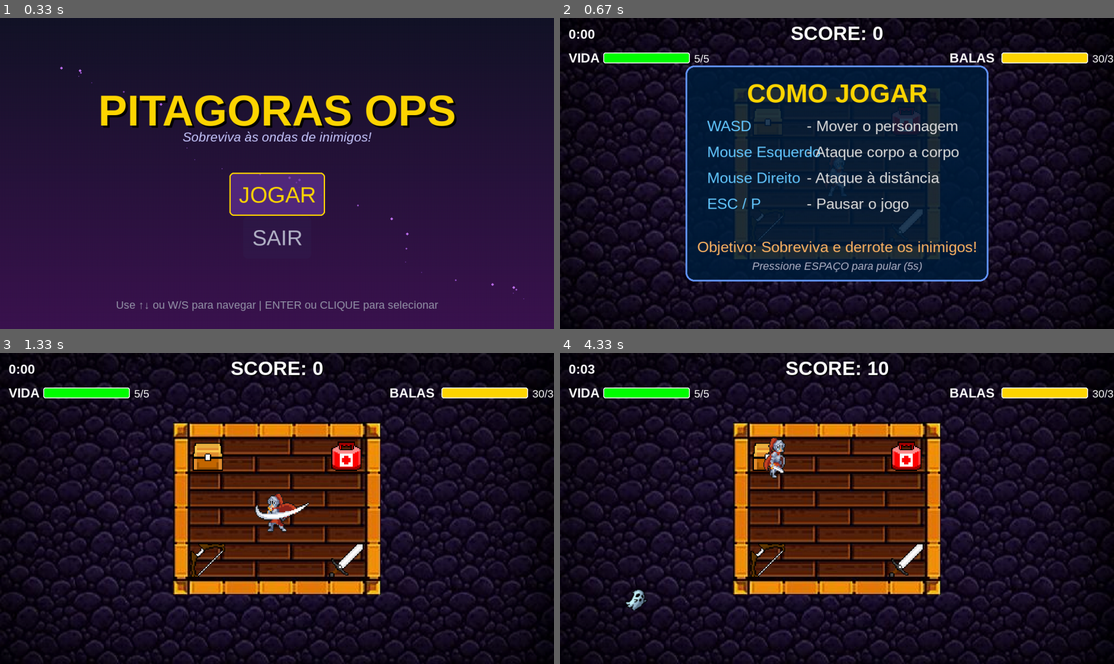
Above: before the commit, frames 1-4 (two rows, left to right).
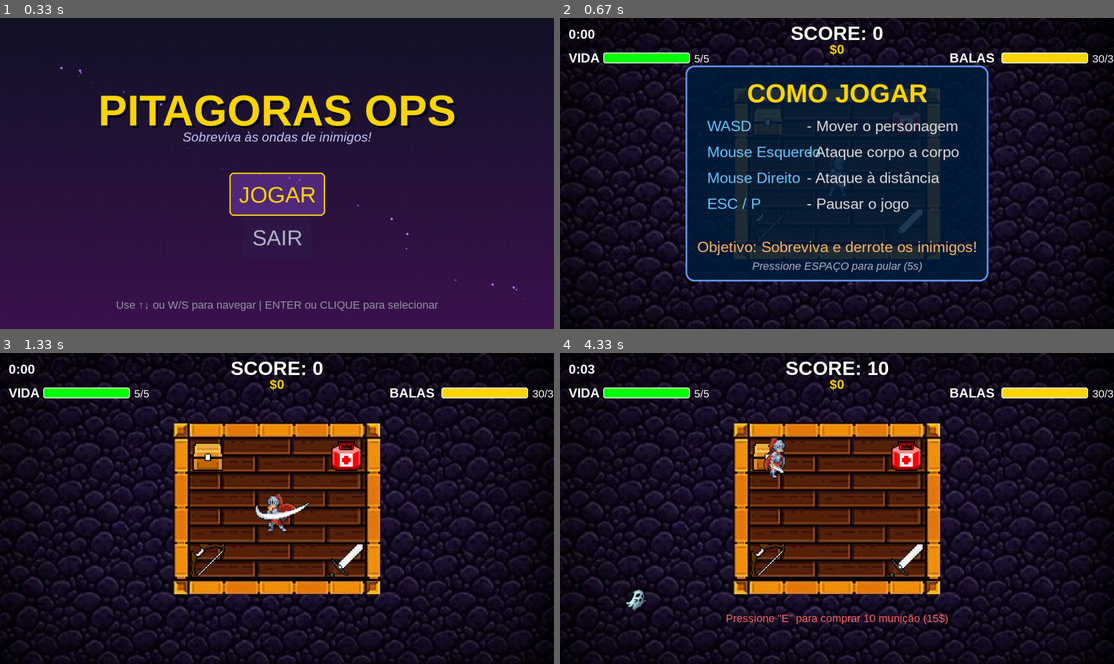
Above: after the commit, the same moments.

Repository: nicolassaez2004/pygamedesoft2026.1
Game: pygame game, started from main.py
Same seed, same stepped clock (60 frames per second), same inputs: the game is played once before the commit and once after it.
Inputs (mouse positions are in pixels of both pictures, inside the frame that each line leads up to):
- Up to frame 1 (0.33 s): no input
- Up to frame 2 (0.67 s): press the mouse at (814, 185) at 0.37 s; move the mouse to (914, 176) at 0.47 s; release the mouse at (1014, 164) at 0.6 s
- Up to frame 3 (1.33 s): tap Space at 0.67 s; press the mouse at (254, 520) at 1.03 s; move the mouse to (204, 483) at 1.13 s; release the mouse at (149, 446) at 1.27 s
- Up to frame 4 (4.33 s): hold W 1.33-1.8 s; hold D 1.83-2.3 s; hold A 2.33-2.87 s; hold S 2.9-3.2 s; press the mouse at (814, 520) at 3.27 s; move the mouse to (803, 502) at 3.37 s; release the mouse at (787, 483) at 3.5 s; hold A 3.57-3.97 s; hold W from 4 s (still down)

Frame 1 is identical in both runs. In frame 2, less than 0.1% of the frame differs, in the area x 48-52%, y 8-13%; in frame 3, less than 0.1%; in frame 4, 0.5%, in the area x 30-70%, y 8-88%.

Commit message:
Adiciona sistema de coleta de moedas para comprar munição e vida

Diff:
--- a/enemy.py
+++ b/enemy.py
@@ -143,18 +143,28 @@
             {"sprite": 2, "speed": 460, "damage": 1, "radius": 20, "stun": 0.5},  # Flecha 3: 1 dano, congela 0.5s, +15%
         ]
         choice = arrow_types[arrow_idx]
+
+        # Calcula velocidade escalada (apos 2 minutos)
+        scaled_speed = self.manager_ref.get_scaled_projectile_speed(choice["speed"])
+
+        # Calcula congelamento escalado (apenas para Flecha 3)
+        if arrow_idx == 2:  # Apenas Flecha 3 congela
+            scaled_stun = self.manager_ref.get_scaled_stun_duration(choice["stun"])
+        else:
+            scaled_stun = choice["stun"]
+
         self.reset_cooldown()
         return projectile.Projectile(
             self.pos.x,
             self.pos.y,
             player_pos.x,
             player_pos.y,
-            speed=choice["speed"],
+            speed=scaled_speed,
             color=(255, 255, 255),
             radius=choice["radius"],
             damage=choice["damage"],
             image=self.manager_ref.arrow_sprites[choice["sprite"]],
-            stun_duration=choice["stun"]
+            stun_duration=scaled_stun
         )
 
 
@@ -195,18 +205,28 @@
             {"sprite": 2, "speed": 455, "damage": 1, "radius": 18, "stun": 0.5},  # Magia 3: 1 dano, congela 0.5s, +15%
         ]
         choice = spells[spell_idx]
+
+        # Calcula velocidade escalada (apos 2 minutos)
+        scaled_speed = self.manager_ref.get_scaled_projectile_speed(choice["speed"])
+
+        # Calcula congelamento escalado (apenas para Magia 3)
+        if spell_idx == 2:  # Apenas Magia 3 congela
+            scaled_stun = self.manager_ref.get_scaled_stun_duration(choice["stun"])
+        else:
+            scaled_stun = choice["stun"]
+
         self.reset_cooldown()
         return projectile.Projectile(
             self.pos.x,
             self.pos.y,
             player_pos.x,
             player_pos.y,
-            speed=choice["speed"],
+            speed=scaled_speed,
             color=(255, 255, 255),
             radius=choice["radius"],
             damage=choice["damage"],
             image=self.manager_ref.magic_sprites[choice["sprite"]],
-            stun_duration=choice["stun"]
+            stun_duration=scaled_stun
         )
 
 
@@ -257,6 +277,7 @@
         self.difficulty = 1.0  # multiplicador de dificuldade
         self.enemy_projectiles = []
         self.current_score = 0  # Rastreia o score para ajustar dificuldade
+        self.elapsed_time = 0  # Rastreia tempo decorrido para scaling de velocidade
 
     def spawn_enemy(self):
         """Spawna um novo inimigo em um local aleatório nas bordas e tipo aleatório"""
@@ -303,8 +324,11 @@
         enemy_obj.manager_ref = self
         self.enemies.append(enemy_obj)
 
-    def update(self, dt, player_pos):
+    def update(self, dt, player_pos, elapsed_time):
         """Atualiza todos os inimigos"""
+        # Atualiza tempo decorrido para escalação de dificuldade
+        self.elapsed_time = elapsed_time
+
         # Spawna novos inimigos se houver espaço
         self.spawn_timer += dt
         if self.spawn_timer >= self.spawn_interval and len(self.enemies) < self.max_enemies:
@@ -376,6 +400,35 @@
         # Spawn interval reduz bem lentamente
         self.spawn_interval = max(0.8, 2.0 - (score / 10000.0))
 
+    def get_scaled_projectile_speed(self, base_speed):
+        """Calcula velocidade do projétil baseado no tempo decorrido (a partir de 2 minutos)"""
+        time_after_2min = max(0, self.elapsed_time - 120)  # 120 segundos = 2 minutos
+
+        if time_after_2min <= 0:
+            return base_speed
+
+        # A cada segundo após 2 minutos, aumenta 2% de velocidade
+        speed_multiplier = 1.0 + (time_after_2min * 0.02)
+        return int(base_speed * speed_multiplier)
+
+    def get_scaled_stun_duration(self, base_stun):
+        """Calcula duração do congelamento baseado no tempo decorrido (a partir de 2 minutos)"""
+        if base_stun == 0:
+            return 0  # Sem congelamento base
+
+        time_after_2min = max(0, self.elapsed_time - 120)  # 120 segundos = 2 minutos
+
+        if time_after_2min <= 0:
+            return 0.5  # Até 2 minutos, sempre 0.5s
+        elif time_after_2min <= 600:  # 2:00 até 2:10 (10 segundos)
+            return 0.6
+        elif time_after_2min <= 1200:  # 2:11 até 2:20 (10 segundos)
+            return 0.75
+        elif time_after_2min <= 1800:  # 2:21 até 2:30 (10 segundos)
+            return 0.9
+        else:  # 2:31 em diante
+            return 1.0
+
     def clear(self):
         """Limpa todos os inimigos"""
         self.enemies.clear()
--- a/gameplay.py
+++ b/gameplay.py
@@ -92,12 +92,15 @@
         final_volume = 0.22
 
     score = 0
+    money = 0  # Sistema de dinheiro
+    elapsed_time = 0  # Cronômetro de tempo decorrido no jogo
     dt = 0
     attack_cooldown_right = 0
     attack_cooldown_duration = 0.3
     current_melee_attack = None  # Ataque melee ativo
     time = 0  # Timer para animações
-    elapsed_time = 0  # Cronômetro de tempo decorrido no jogo
+    purchase_cooldown = 0  # Cooldown para compras
+    purchase_cooldown_duration = 0.5  # 500ms entre compras
 
     # Sistema de pontuação por tempo
     time_score_timer = 0
@@ -163,7 +166,7 @@
             player_obj.draw(window)
 
             # Desenha HUD básico
-            draw_hud(window, score, player_obj, bow_left, enemy_manager, time, elapsed_time)
+            draw_hud(window, score, player_obj, bow_left, enemy_manager, time, elapsed_time, money)
 
             # Desenha tutorial
             draw_tutorial(window, tutorial_timer)
@@ -195,6 +198,7 @@
         # Incrementa timer para animações
         time += dt
         elapsed_time += dt  # Incrementa cronômetro
+        purchase_cooldown = max(0, purchase_cooldown - dt)  # Reduz cooldown de compras
 
         if not player_obj.game_over:
             # Aumenta dificuldade com base no score
@@ -231,7 +235,7 @@
             bow_left.update(dt, player_obj.pos)
 
             # Atualiza inimigos (ISSO ESTAVA FALTANDO!)
-            enemy_manager.update(dt, player_obj.pos)
+            enemy_manager.update(dt, player_obj.pos, elapsed_time)
 
             # Verifica colisão de ataque melee com inimigos
             if current_melee_attack:
@@ -243,6 +247,8 @@
                                 assets['som_fantasma_morre'].play()
                             enemy_manager.remove_enemy(enemy_obj)
                             score += 100
+                            # Ganha 2 dinheiro ao eliminar
+                            money += 2
                 current_melee_attack = None  # Remove o ataque após checar colisão
 
             # Verifica colisão de projéteis (ataque direito) com inimigos
@@ -253,25 +259,46 @@
                     if hit_enemy.take_damage(proj.damage):
                         enemy_manager.remove_enemy(hit_enemy)
                         score += 100
+                        # Ganha 2 dinheiro ao eliminar
+                        money += 2
                     # Toca som de acerto
                     if assets['som_flecha_acerto']:
                         assets['som_flecha_acerto'].play()
 
             # Aumenta dificuldade conforme score
             enemy_manager.increase_difficulty(score)
+
+            # Variáveis de interação com itens
+            near_bausprite = False
+            near_kitmedico = False
+            bausprite_cost = 15  # Custo para comprar munição
+            munition_recovery = 10  # Munição recuperada por compra
+            kitmedico_cost = 20  # Custo para usar o kit médico
+            kitmedico_recovery = 1  # Vida recuperada (sempre 1)
 
             # Verifica colisão com bausprite
             bausprite_rect = assets['bausprite'].get_rect(topleft=(440, 200))
             player_rect = pygame.Rect(player_obj.pos[0] - player_obj.radius, player_obj.pos[1] - player_obj.radius, player_obj.radius * 2, player_obj.radius * 2)
             if bausprite_rect.colliderect(player_rect):
-                # Colisão com bausprite - pode adicionar lógica (coleta, etc)
-                pass
+                near_bausprite = True
+                # Verifica se pressionou E para comprar
+                keys = pygame.key.get_pressed()
+                if keys[pygame.K_e] and money >= bausprite_cost and purchase_cooldown <= 0:
+                    money -= bausprite_cost
+                    bow_left.ammo = min(bow_left.ammo + munition_recovery, bow_left.max_ammo)
+                    purchase_cooldown = purchase_cooldown_duration  # Ativa cooldown
+
 
             # Verifica colisão com kitmedico
             kitmedico_rect = assets['kitmedico'].get_rect(topleft=(760, 200))
             if kitmedico_rect.colliderect(player_rect):
-                # Colisão com kitmedico - pode adicionar lógica (cura, etc)
-                pass
+                near_kitmedico = True
+                # Verifica se pressionou E para recuperar vida
+                keys = pygame.key.get_pressed()
+                if keys[pygame.K_e] and player_obj.health < player_obj.max_health and money >= kitmedico_cost and purchase_cooldown <= 0:
+                    money -= kitmedico_cost
+                    player_obj.health = min(player_obj.health + kitmedico_recovery, player_obj.max_health)
+                    purchase_cooldown = purchase_cooldown_duration  # Ativa cooldown
             arco_rect = assets['arco'].get_rect(topleft=(440, 440))
             if arco_rect.colliderect(player_rect):
                 pass
@@ -354,8 +381,32 @@
             pygame.draw.rect(flash_surface, (255, 0, 0, alpha), flash_surface.get_rect())
             window.blit(flash_surface, (0, 0))
 
+        # Desenha prompts de interação
+        font_prompt = pygame.font.SysFont('Arial', 25)
+
+        if near_bausprite:
+            prompt_text = f'Pressione "E" para comprar {munition_recovery} munição ({bausprite_cost}$)'
+            if money >= bausprite_cost:
+                prompt_color = (100, 255, 100)  # Verde
+            else:
+                prompt_color = (255, 100, 100)  # Vermelho (sem dinheiro)
+            prompt_surface = font_prompt.render(prompt_text, True, prompt_color)
+            prompt_x = 640 - prompt_surface.get_width() // 2
+            window.blit(prompt_surface, (prompt_x, 600))
+
+        if near_kitmedico:
+            if player_obj.health < player_obj.max_health:
+                prompt_text = f'Pressione "E" para recuperar {kitmedico_recovery} vida ({kitmedico_cost}$)'
+                if money >= kitmedico_cost:
+                    prompt_color = (100, 200, 255)
+                else:
+                    prompt_color = (255, 100, 100)  # Vermelho (sem dinheiro)
+                prompt_surface = font_prompt.render(prompt_text, True, prompt_color)
+                prompt_x = 640 - prompt_surface.get_width() // 2
+                window.blit(prompt_surface, (prompt_x, 600))
+
         # Desenha HUD melhorado
-        draw_hud(window, score, player_obj, bow_left, enemy_manager, time, elapsed_time)
+        draw_hud(window, score, player_obj, bow_left, enemy_manager, time, elapsed_time, money)
 
         # Desenha status de game over
         if player_obj.game_over:
@@ -377,7 +428,7 @@
     pygame.draw.rect(surface, border_color, (x, y, width, height), 2, border_radius=5)
 
 
-def draw_hud(window, score, player_obj, bow_left, enemy_manager, time, elapsed_time=0):
+def draw_hud(window, score, player_obj, bow_left, enemy_manager, time, elapsed_time=0, money=0):
     """Desenha a HUD melhorada"""
     # Fontes
     font_large = pygame.font.SysFont('Arial', 45, bold=True)
@@ -397,6 +448,11 @@
 
     window.blit(score_shadow, (score_x + 2, 12))
     window.blit(score_text, (score_x, 10))
+
+    # Dinheiro abaixo do score (centralizado)
+    money_text = font_medium.render(f"${money}", True, (255, 215, 0))
+    money_x = 640 - money_text.get_width() // 2
+    window.blit(money_text, (money_x, 55))
 
     # Vida (abaixo do cronômetro)
     health_label = font_medium.render("VIDA", True, (255, 255, 255))
--- a/projectile.py
+++ b/projectile.py
@@ -1,5 +1,28 @@
 import pygame
 import math
+
+
+class Coin:
+    """Classe que representa uma moeda caída"""
+
+    def __init__(self, x, y, value=10):
+        self.pos = pygame.Vector2(x, y)
+        self.value = value
+        self.radius = 6
+        self.collected = False
+
+    def draw(self, window):
+        """Desenha a moeda"""
+        # Moeda dourada
+        pygame.draw.circle(window, (255, 215, 0), self.pos, self.radius)
+        pygame.draw.circle(window, (184, 134, 11), self.pos, self.radius, 2)
+        # Brilho
+        pygame.draw.circle(window, (255, 255, 100), self.pos, self.radius // 2)
+
+    def is_colliding_with_player(self, player_pos, player_radius):
+        """Verifica colisão com o jogador"""
+        distance = self.pos.distance_to(player_pos)
+        return distance < (self.radius + player_radius + 20)  # Hitbox maior para coleta automática
 
 
 class Projectile:
